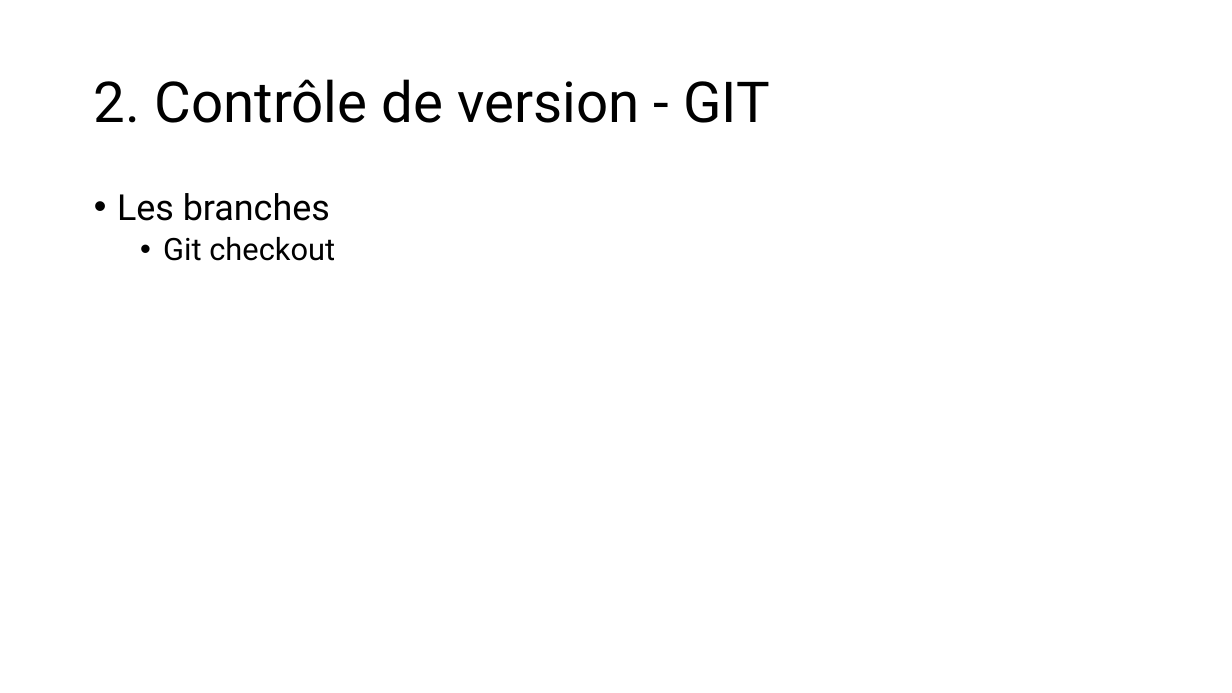
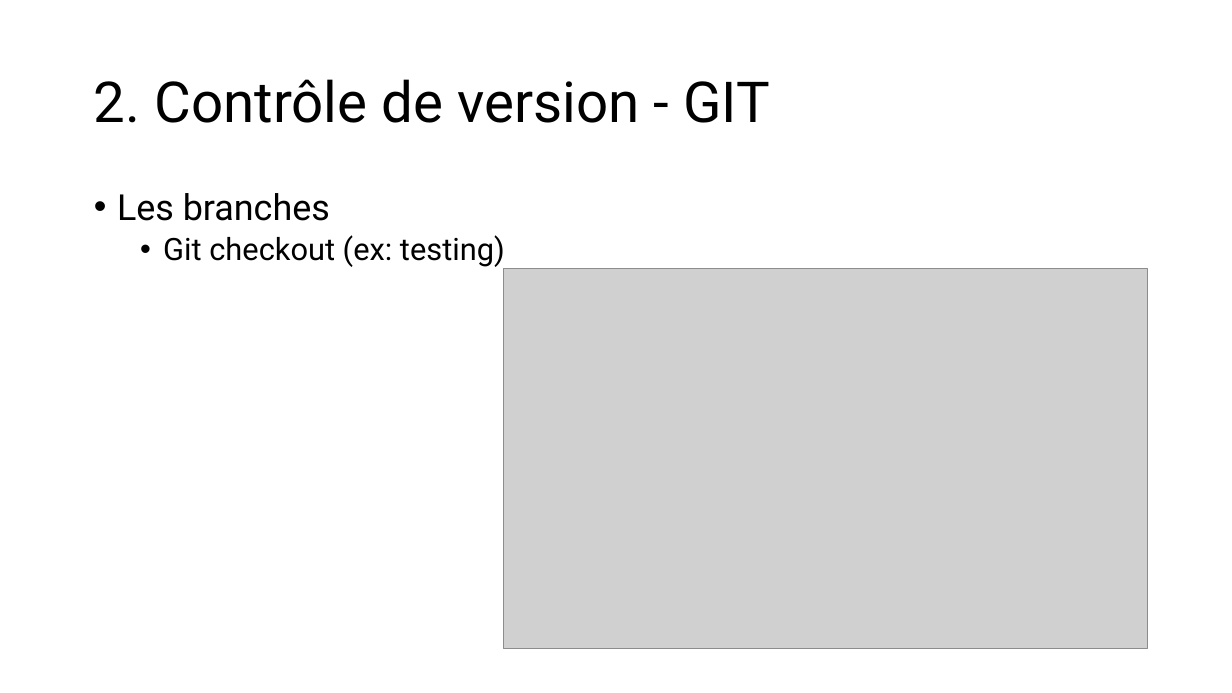
Before and after one commit to LJKhnor/Chapitre-4, a slide deck: slide 31 of Chapitre 4.pptx (slide 23 before the commit). Drawn at 1232x693 pixels with LibreOffice and Linux fonts; fonts in the diff are those of the drawing; grey boxes stand for pictures. Boxes give left, top, right and bottom in pixels: in the first picture for what was removed or moved away, otherwise in the second. Text is boxed around its words. In the diff, an @@ line names an element or a change of style, - is before the commit and + after.

```diff
--- a/Chapitre 4.pptx
+++ b/Chapitre 4.pptx
@@ text at (163, 235, 505, 269): text changed @@
-  • Git checkout
+  • Git checkout (ex: testing)
@@ picture added at (504, 269, 1148, 650) @@
```
Also in this commit, not shown: 10 other slides changed, 14 slides added, 22 slides removed.
